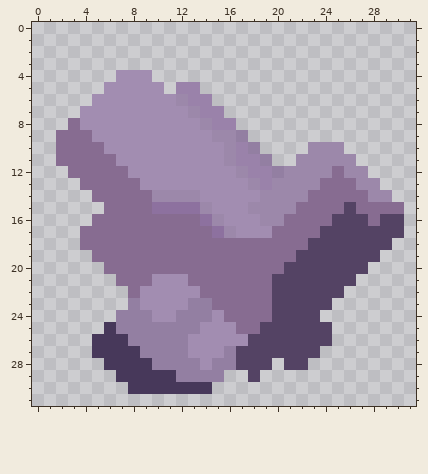
Two states of a pixel-art sprite, sprites/items/Nickel.png. Above: the version before the commit.
The file is 32x32 pixels. Colours within 5 levels of each other are drawn and written as one.
The result:
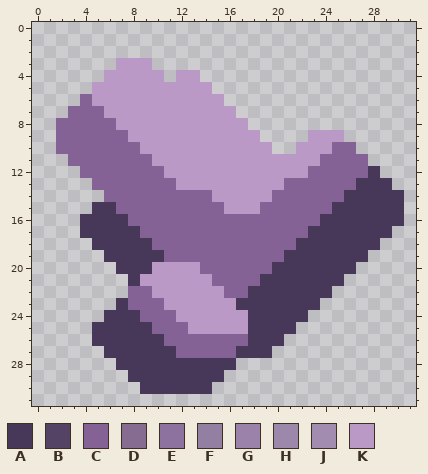
Palette (. is transparent): A #47385a  B #544364  C #856296  D #876c91  E #8d719f  F #937fa2  G #9a82aa  H #9c88aa  J #a28db1  K #ba99c7
What changed:
Changed rows in their new state; - is an unchanged pixel.
first column x 2:
 3 -----KKK---------------------
 4 ----KKKKK-KK-----------------
 5 ---KKKKKKKKKK----------------
 6 --CKKKKKKKKKKK---------------
 7 -CCCKKKKKKKKKKK--------------
 8 CCCCCKKKKKKKKKKK-------------
 9 CCCCCCKKKKKKKKKKK----KKK-----
10 CCCCCCCKKKKKKKKKKK--KKKCC----
11 .CCCCCCCKKKKKKKKKKKKKKCCCC---
12 -.CCCCCCCKKKKKKKKKKKKCCCCCA--
13 --.CCCCCCCKKKKKKKKKCCCCCCAAA-
14 ---.CCCCCCCCCKKKKKCCCCCCAAAAA
15 ---AACCCCCCCCCKKKCCCCCCAAAAAA
16 --AAAACCCCCCCCCCCCCCCCAAAAAAA
17 --AAAAACCCCCCCCCCCCCCAAAAAAA.
18 --.AAAAACCCCCCCCCCCCAAAAAAA.-
19 ---.AAAAACCCCCCCCCCAAAAAAA.--
20 ----.AAAKKKKCCCCCCAAAAAAA.---
21 -----.AKKKKKKCCCCAAAAAAA.----
22 ------CCKKKKKKCCAAAAAAA.-----
23 -----ACCCKKKKKKAAAAAAA.------
24 ----AAACCCKKKKKKAAAAA.-------
25 ---A-AAACCCKKKKKAAAA...------
26 ------AAACCCCCCCAAA....------
27 ---.---AAACCCCCAAA....-------
28 ----.---AAAAAAA...-..--------
29 -----.----AAAA--.------------
30 ------.----------------------
Pixel boxes of the changes (left, top, right, bottom) in both pictures:
changed: (56, 58, 404, 394)
